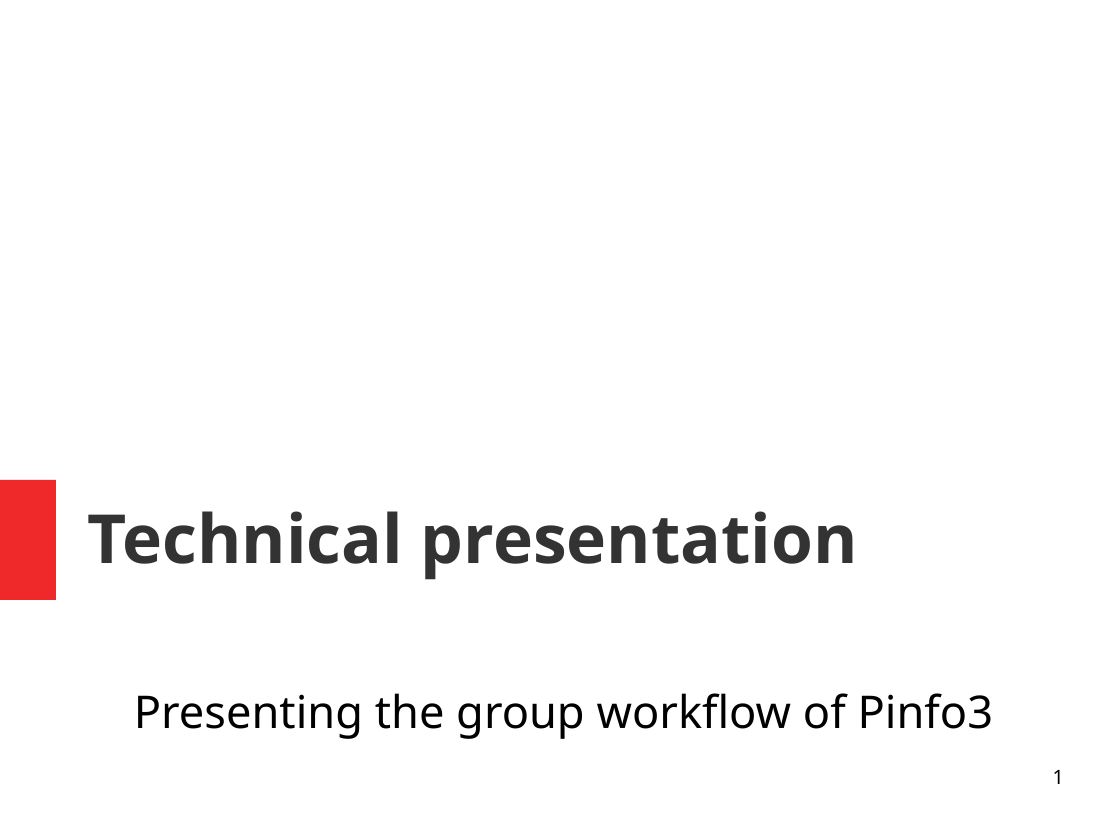
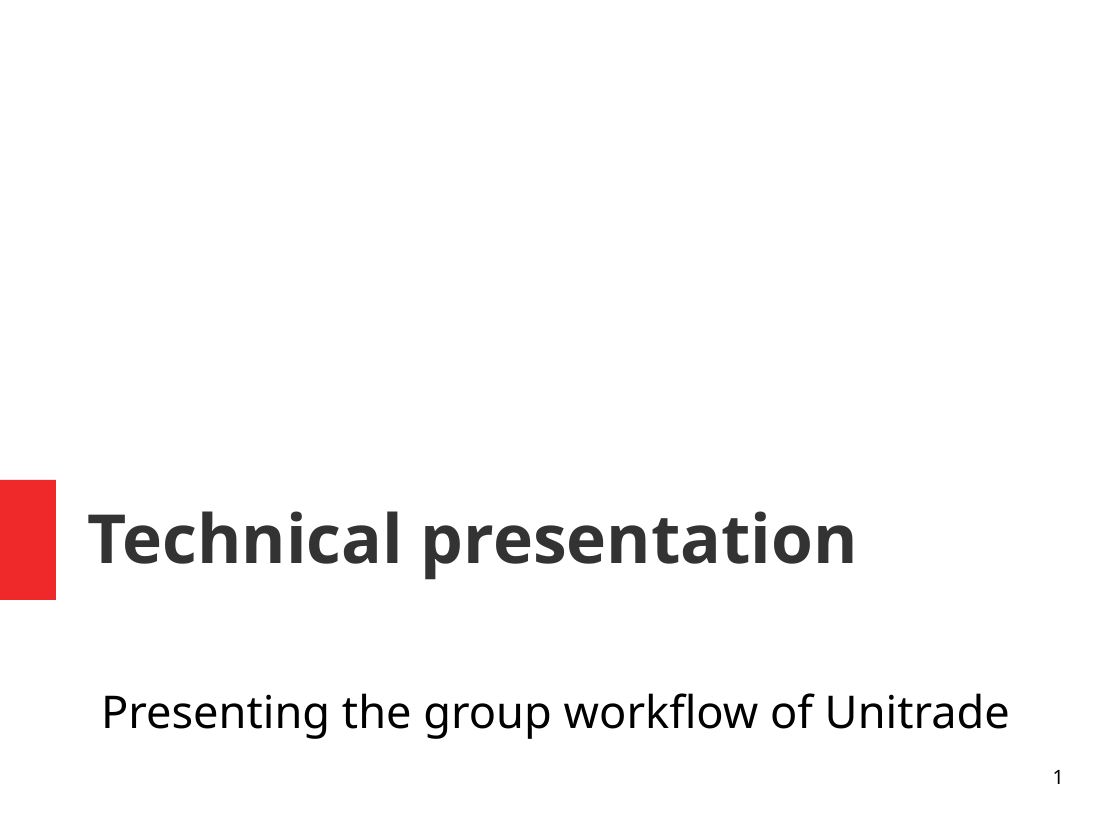
Before and after one commit to unige-pinfo-2019/PInfo3, a slide deck: slide 1 of Docs/Presentations/pres2.odp. Drawn at 1120x840 pixels with LibreOffice and Linux fonts; fonts in the diff are those of the drawing. Boxes give left, top, right and bottom in pixels: in the first picture for what was removed or moved away, otherwise in the second. Text is boxed around its words. In the diff, an @@ line names an element or a change of style, - is before the commit and + after.

```diff
--- a/Docs/Presentations/pres2.odp
+++ b/Docs/Presentations/pres2.odp
@@ subtitle at (101,693,1010,739): text changed @@
-Presenting the group workflow of Pinfo3
+Presenting the group workflow of Unitrade
```
Also in this commit, not shown: 4 other slides changed, 7 slides added, 7 slides removed, 3 other files.
